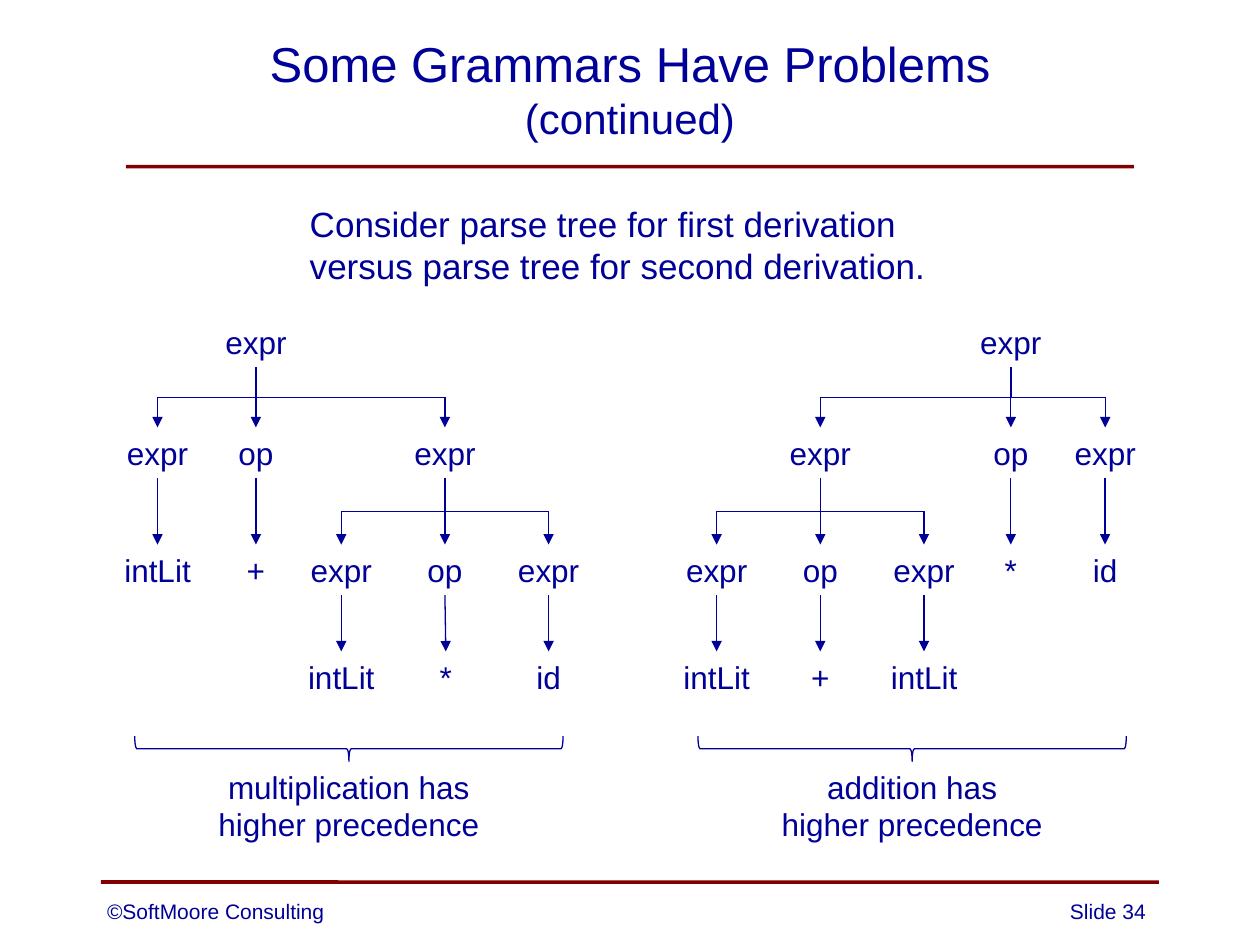
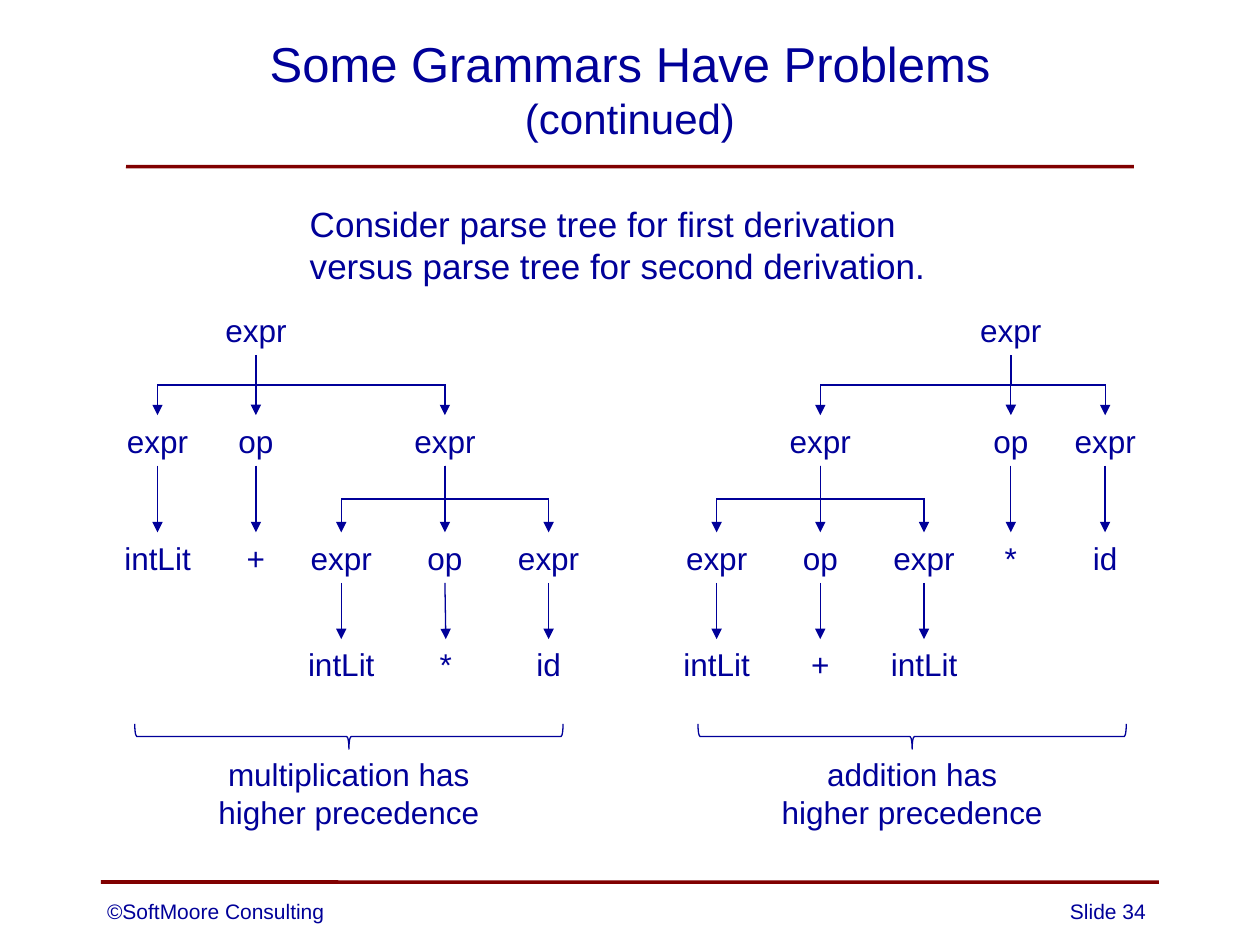
Before and after one commit to SoftMoore/CPRL, a slide deck: slide 34 of PowerPoint Slides/03 - Context-Free Grammars.pptx. Drawn at 1260x945 pixels with LibreOffice and Linux fonts; fonts in the diff are those of the drawing. Boxes give left, top, right and bottom in pixels: in the first picture for what was removed or moved away, otherwise in the second. Text is boxed around its words. In the diff, an @@ line names an element or a change of style, - is before the commit and + after.

```diff
--- a/PowerPoint Slides/03 - Context-Free Grammars.pptx
+++ b/PowerPoint Slides/03 - Context-Free Grammars.pptx
@@ 26 texts, 14 arrows, 8 elbow arrows, 2 right braces: place and size @@
-26 texts, 14 arrows, 8 elbow arrows, 2 right braces at [124, 337, 1136, 842]
+26 texts, 14 arrows, 8 elbow arrows, 2 right braces at [124, 325, 1136, 830]
```
Also in this commit, not shown: 1 other slide changed, 7 other files.
